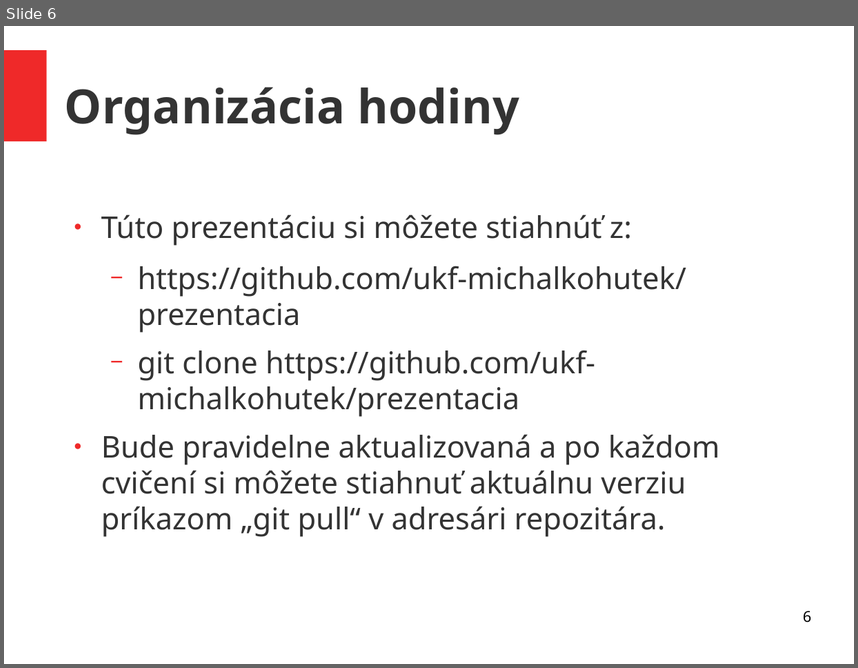
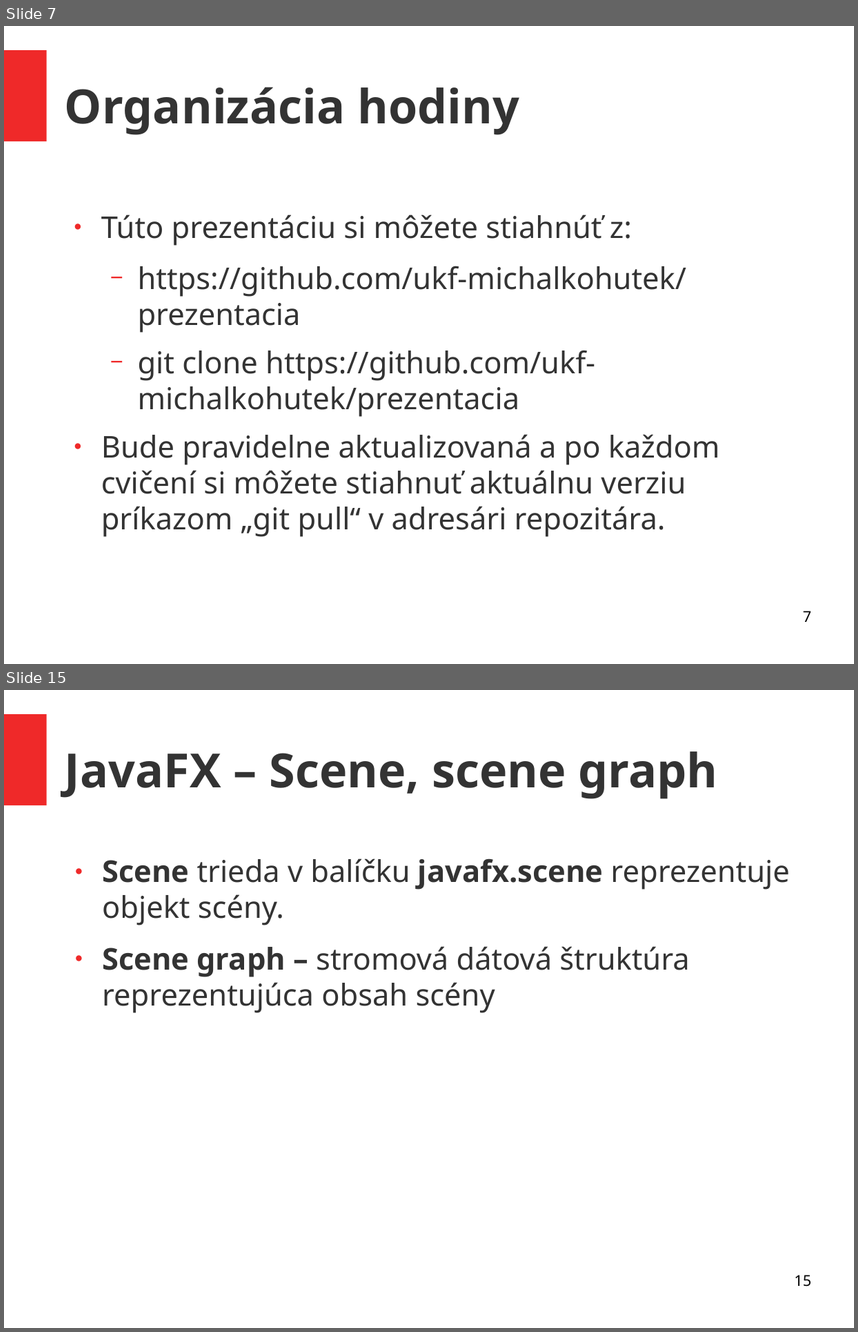
Before and after one commit to ukf-michalkohutek/prezentacia, a slide deck: seminar2.odp. Shown one above the other, each under a label of ours: slide 6 before the commit, slides 7 and 15 after it; the slides between them are not shown. The pictures are 858x668 and 858x1332 pixels, drawn with LibreOffice and Linux fonts; fonts in the diff are those of the drawing. Boxes give left, top, right and bottom in pixels: in the first picture for what was removed or moved away, otherwise in the second. Text is boxed around its words. In the diff, an @@ line names an element or a change of style, - is before the commit and + after.

```diff
--- a/seminar2.odp
+++ b/seminar2.odp
@@ slide 15 added at (4,690,854,1328), background #FFFFFF; not listed: 1 template element that a slide beside it also shows @@
@@ title added at (65,751,717,799), 44 pt, text #333333, bold @@
+JavaFX – Scene, scene graph
@@ text added at (102,858,789,1013), 28 pt, text #333333 @@
+● Scene trieda v balíčku javafx.scene reprezentuje objekt scény.
+● Scene graph – stromová dátová štruktúra reprezentujúca obsah scény
@@ page number added at (794,1274,811,1286), 14 pt, text #000000 @@
+15
@@ what was slide 6 is now slide 7 @@
@@ page number at (803,610,811,621): text changed @@
-6
+7
```
Also in this commit, not shown: 1 slide changed, 17 other slides added, 1 other file.
